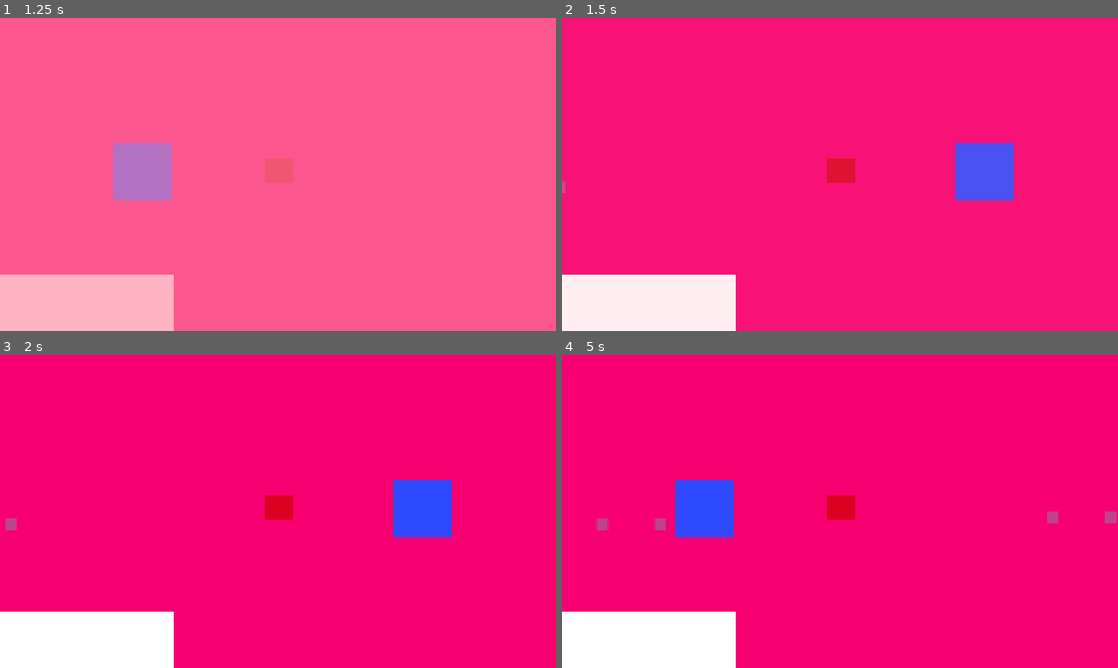
Above: before the commit, frames 1-4 (two rows, left to right).
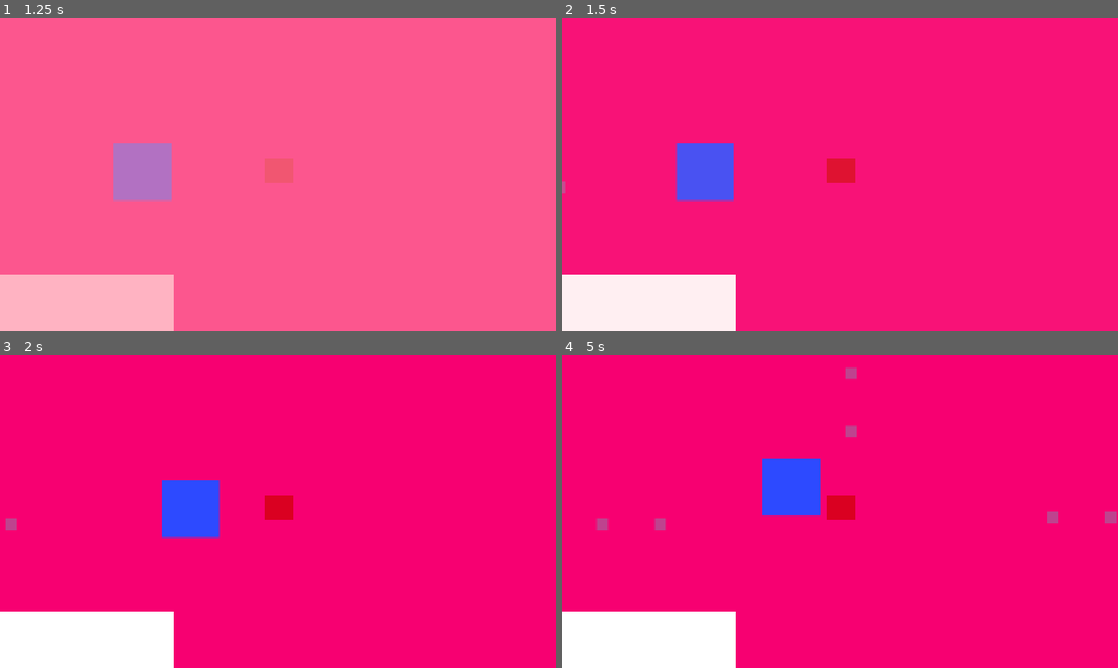
Above: after the commit, the same moments.

Repository: BessMoth/Unmatched
Game: Godot game, scene res://src/Ui/startUI/ui.tscn
Same seed, same stepped clock (60 frames per second), same inputs: the game is played once before the commit and once after it.
Inputs:
- Up to frame 1 (1.25 s): click "Start" at 0.5 s
- Up to frame 2 (1.5 s): hold Right (right) from 1.28 s (still down)
- Up to frame 3 (2 s): keep holding Right (right)
- Up to frame 4 (5 s): release Right (right) at 2.03 s; hold Left (left) 2.03-2.78 s; hold Right (right) 2.78-3.53 s; hold Up (up) 3.53-4.28 s; hold Left (left) from 4.28 s (still down)

Frame 1 is identical in both runs. In frame 2, 3.9% of the frame differs, in the area x 20-82%, y 40-59%; in frame 3, 3.9%; in frame 4, 4.1%, in the area x 20-53%, y 3-59%.

Commit message:
add/: tween

Diff:
--- a/src/player/player.gd
+++ b/src/player/player.gd
@@ -6,25 +6,30 @@
 @export var turn_center:Vector2 = Vector2(300, 0)
 @onready var hand_center:Vector2 = hand.position + Vector2(hand.size.x/2, hand.size.y/2);
 @onready var hand_center_turn:float # set hand in the center
+var tween: Tween
 
 func _ready() -> void:
+	# for turn
 	turn_center += hand_center
 	hand_center_turn = (turn_center.x - hand.size.x/2)
 	hand.position.x = hand_center_turn - turn_center.x/2
 
-func _process(delta: float) -> void:
-	pass
-
 func _input(event: InputEvent) -> void:
 	if event.is_action_pressed("up"):
-		hand.position.x = hand_center_turn
-		hand.position.y = -hand_center_turn + hand_center_turn
+		move_animation(hand_center_turn, -hand_center_turn + hand_center_turn)
 	if event.is_action_pressed("left"):
-		hand.position.x = hand_center_turn - turn_center.x/2
-		hand.position.y = turn_center.y - hand.size.y/2
+		move_animation(hand_center_turn - turn_center.x/2, turn_center.y - hand.size.y/2)
 	if event.is_action("right"):
-		hand.position.x = hand_center_turn + turn_center.x/2
-		hand.position.y = turn_center.y - hand.size.y/2
+		move_animation(hand_center_turn + turn_center.x/2, turn_center.y - hand.size.y/2)
+
+func new_tween():
+	if tween and tween.is_running():
+		tween.kill()
+	tween = create_tween().set_trans(Tween.TRANS_CUBIC).set_ease(Tween.EASE_IN_OUT)
+
+func move_animation(x:float, y:float):
+	new_tween()
+	tween.tween_property(hand, "position",Vector2(x, y), 2)
 
 func _draw() -> void:
 	draw_circle(turn_center, 10, Color.ALICE_BLUE)
